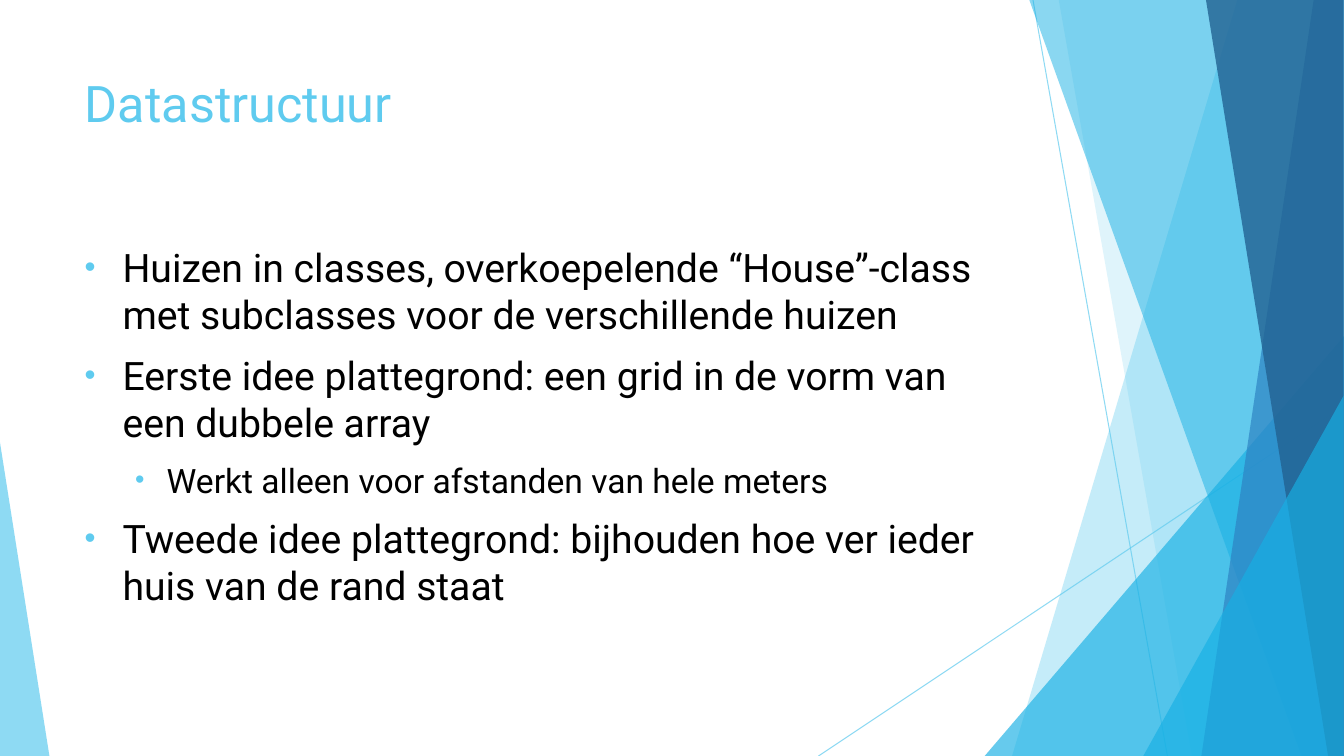
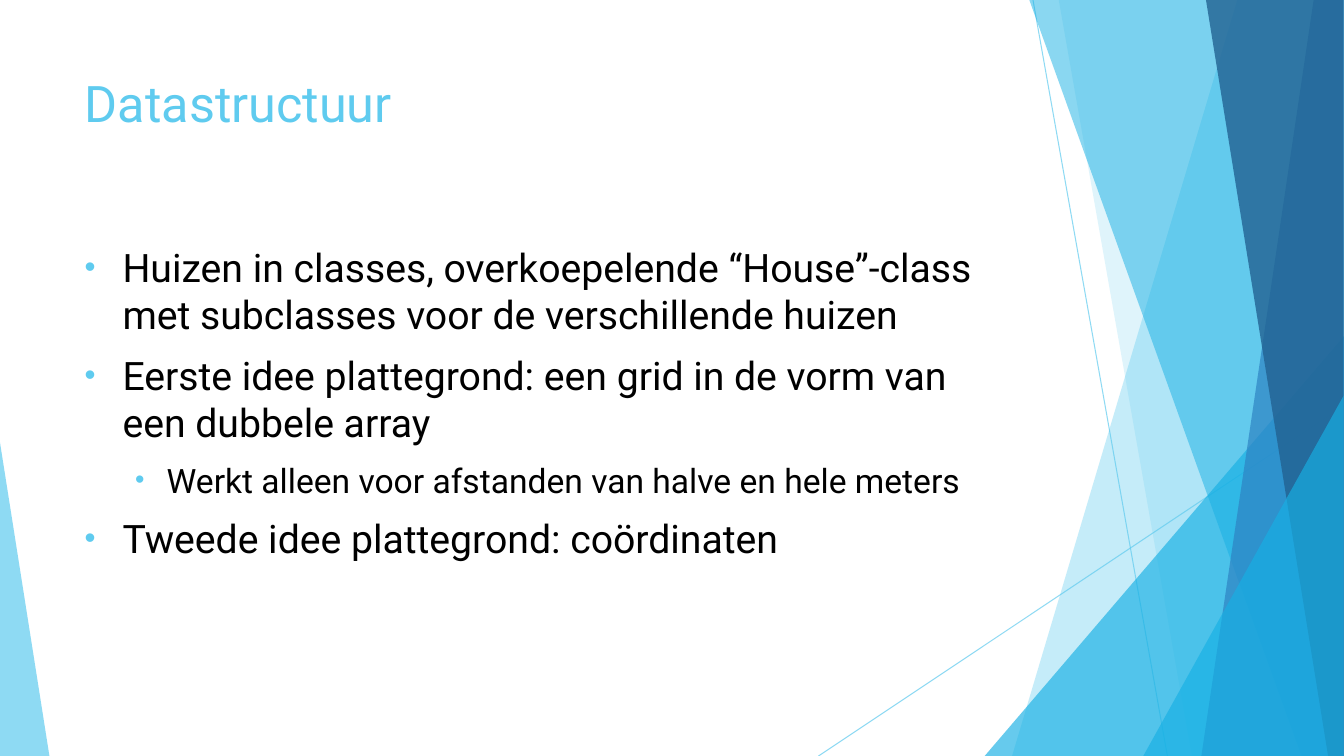
Before and after one commit to roosgreven/Heuristieken, a slide deck: slide 7 of files/presentatie heuristieken.pptx. Drawn at 1344x756 pixels with LibreOffice and Linux fonts; fonts in the diff are those of the drawing. Boxes give left, top, right and bottom in pixels: in the first picture for what was removed or moved away, otherwise in the second. Text is boxed around its words. In the diff, an @@ line names an element or a change of style, - is before the commit and + after.

Commit message:
changed ppt

```diff
--- a/files/presentatie heuristieken.pptx
+++ b/files/presentatie heuristieken.pptx
@@ text at (123,467,960,561): text changed; size 28 to 24 pt @@
-  • Werkt alleen voor afstanden van hele meters
-• Tweede idee plattegrond: bijhouden hoe ver ieder huis van de rand staat
+  • Werkt alleen voor afstanden van halve en hele meters
+• Tweede idee plattegrond: coördinaten
```
